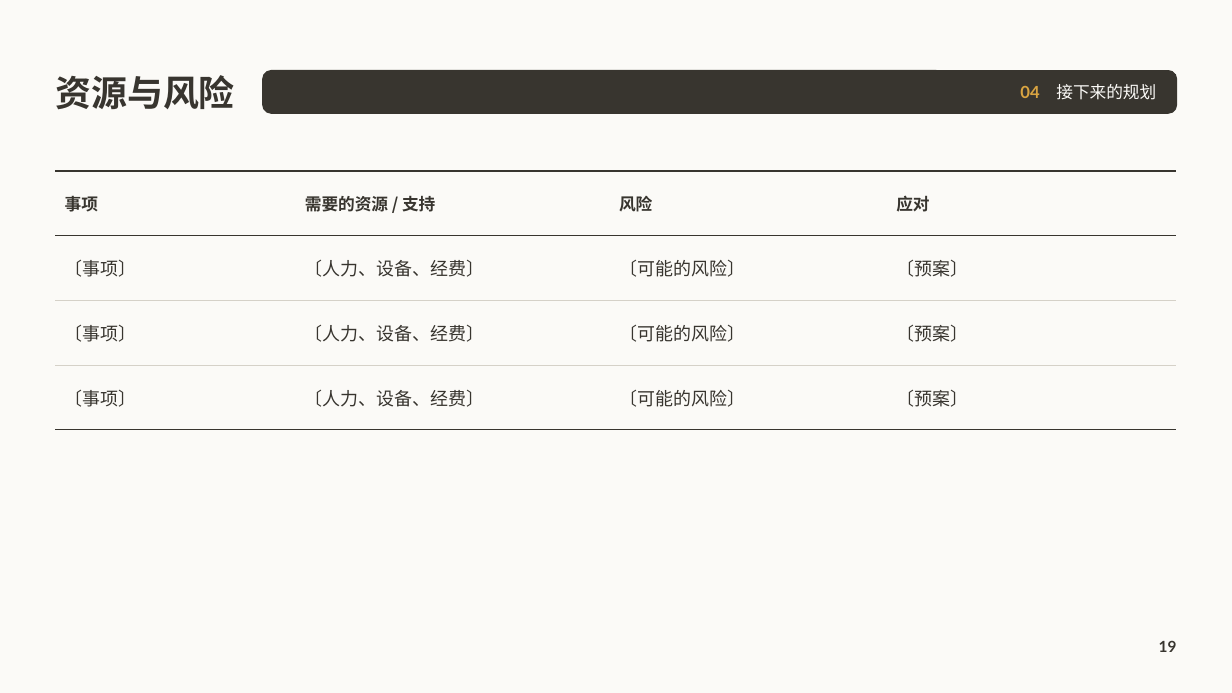
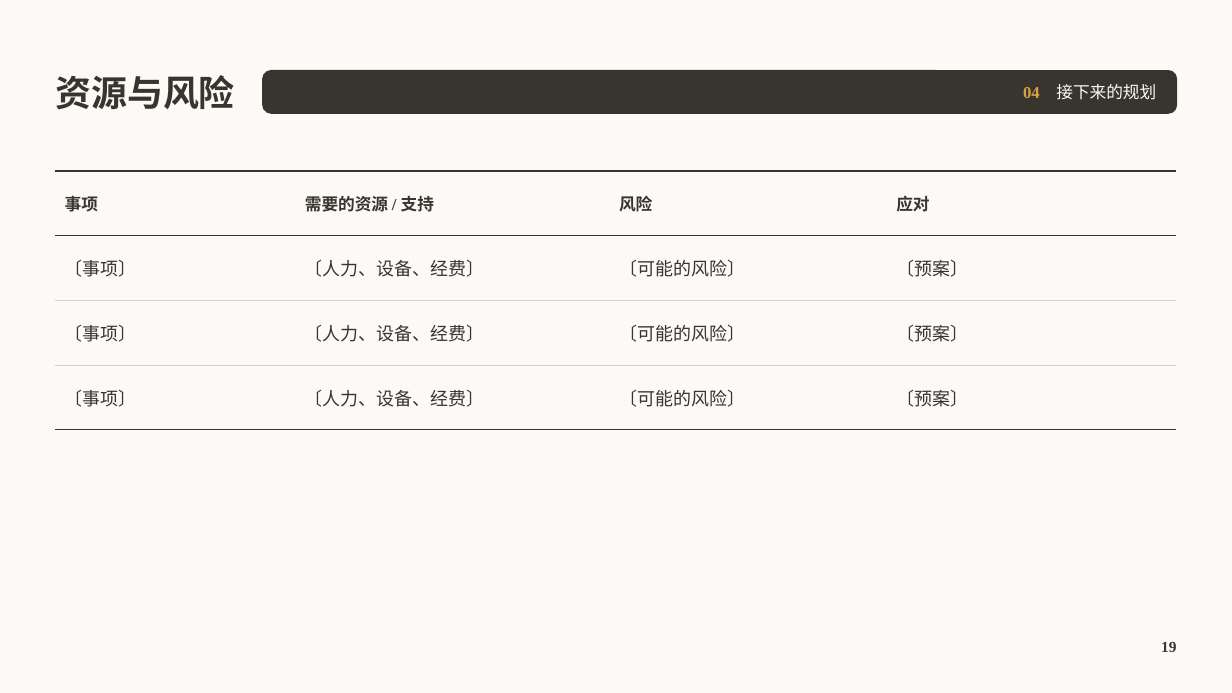
Before and after one commit to cyx3705/0000-000, a slide deck: slide 19 of z-Unused/b-Office/项目报告.pptx. Drawn at 1232x693 pixels with LibreOffice and Linux fonts; fonts in the diff are those of the drawing; background and template pictures are left out. Boxes give left, top, right and bottom in pixels: in the first picture for what was removed or moved away, otherwise in the second. Text is boxed around its words. In the diff, an @@ line names an element or a change of style, - is before the commit and + after.

```diff
--- a/z-Unused/b-Office/项目报告.pptx
+++ b/z-Unused/b-Office/项目报告.pptx
@@ text "资源与风险" at (x1=55, y1=75, x2=234, y2=110): font Noto Sans CJK SC to Times New Roman @@
@@ text "04 接下来的规划" at (x1=1023, y1=84, x2=1156, y2=100): font Lato to Times New Roman in "04"; font Noto Sans CJK SC to Times New Roman in "接下来的规划" @@
@@ table at (x1=55, y1=171, x2=1177, y2=411) @@
@@ font Noto Sans CJK SC to Times New Roman @@
@@ page number at (x1=1161, y1=642, x2=1176, y2=652): font Lato to Times New Roman @@
```
Also in this commit, not shown: 21 other slides changed, 4 other files.
